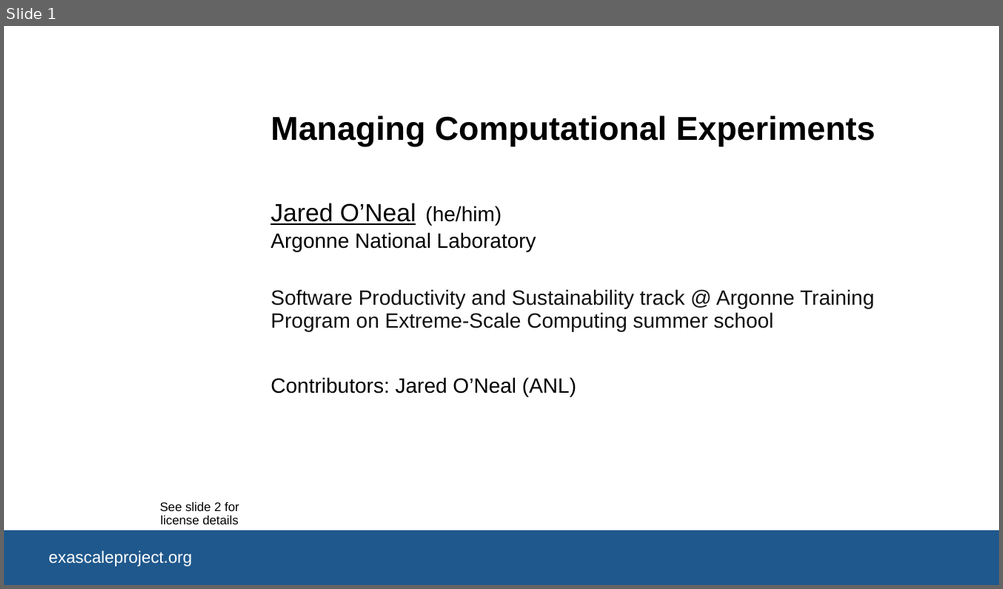
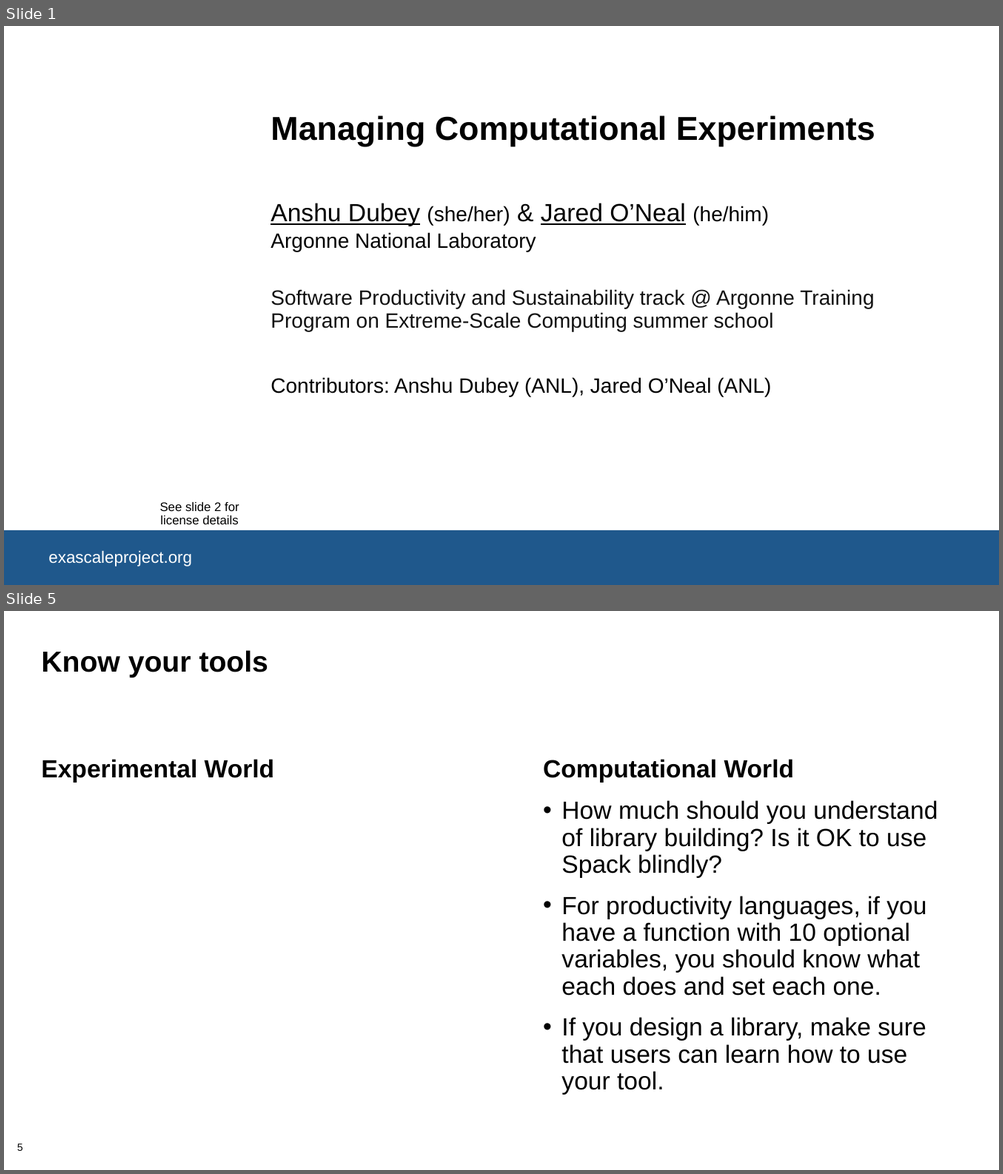
Before and after one commit to bssw-tutorial/presentations, a slide deck: computational-expts.pptx. Shown one above the other, each under a label of ours: slide 1 before the commit, slides 1 and 5 after it; the slides between them are not shown. The pictures are 1003x589 and 1003x1174 pixels, drawn with LibreOffice and Linux fonts; fonts in the diff are those of the drawing; background and template pictures are left out. Boxes give left, top, right and bottom in pixels: in the first picture for what was removed or moved away, otherwise in the second. Text is boxed around its words. In the diff, an @@ line names an element or a change of style, - is before the commit and + after.

Commit message:
(Issue #132) Rough skeleton of Jared's content.  This is likely too much content for 30 minutes.

```diff
--- a/computational-expts.pptx
+++ b/computational-expts.pptx
@@ slide 5 added at <box>4,611,999,1170</box>, background #FFFFFF @@
@@ title added at <box>41,650,268,678</box>, 28 pt, text #000000, bold @@
+Know your tools
@@ text added at <box>41,759,275,783</box>, 24 pt, text #000000, bold @@
+Experimental World
@@ text added at <box>543,759,937,1095</box>, 24 pt, text #000000 @@
+Computational World
+• How much should you understand of library building? Is it OK to use Spack blindly?
+• For productivity languages, if you have a function with 10 optional variables, you should know what each does and set each one.
+• If you design a library, make sure that users can learn how to use your tool.
@@ page number added at <box>17,1144,23,1151</box>, 10 pt, text #000000 @@
+5
@@ slide 1 changed as well @@
@@ text at <box>270,203,768,227</box>: text changed @@
-Jared O’Neal
+Anshu Dubey (she/her) & Jared O’Neal (he/him)
@@ text removed at <box>425,206,501,225</box> @@
-(he/him)
@@ text at <box>270,378,771,397</box>: text changed @@
-Contributors: Jared O’Neal (ANL)
+Contributors: Anshu Dubey (ANL), Jared O’Neal (ANL)
```
Also in this commit, not shown: 17 other slides added.
